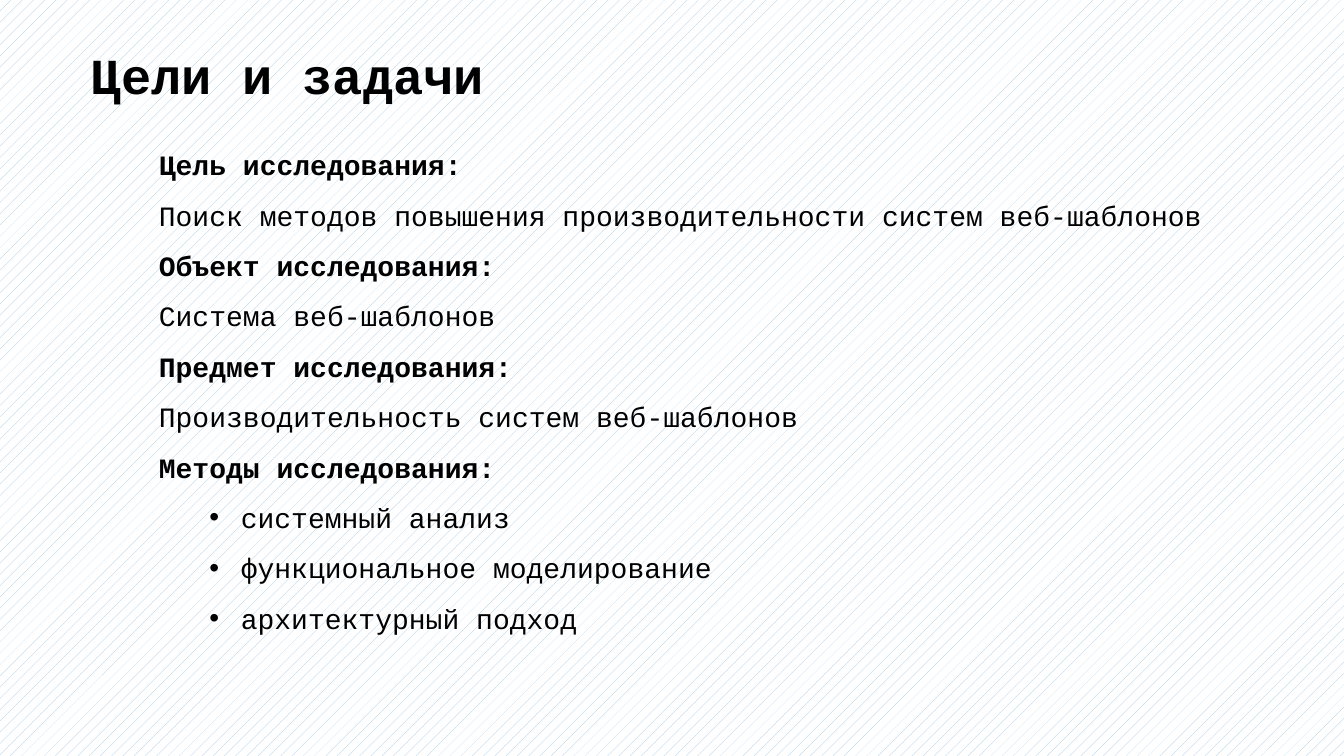
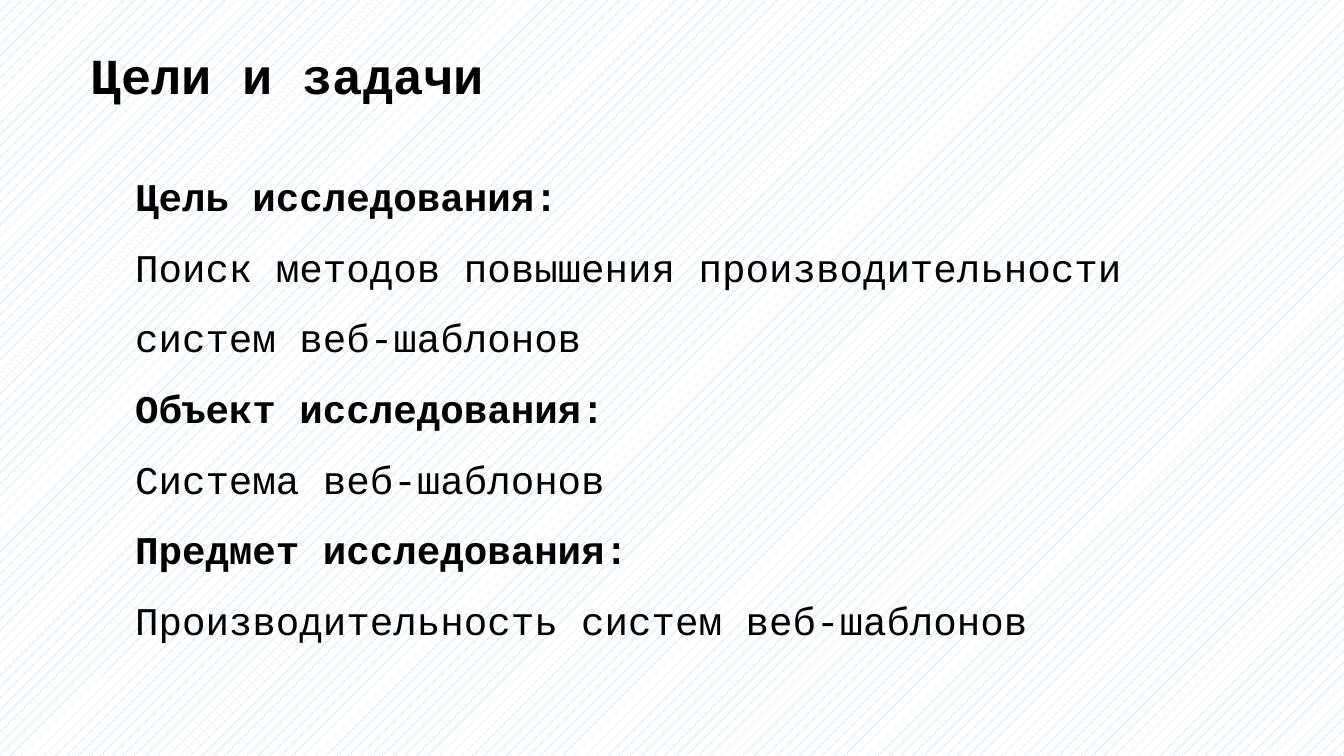
Before and after one commit to bobs4462/tachyon, a slide deck: slide 3 of docs/Презентация ВКР.pptx (slide 6 before the commit). Drawn at 1344x756 pixels with LibreOffice and Linux fonts; fonts in the diff are those of the drawing. Boxes give left, top, right and bottom in pixels: in the first picture for what was removed or moved away, otherwise in the second. Text is boxed around its words. In the diff, an @@ line names an element or a change of style, - is before the commit and + after.

Commit message:
removed some slides from presentation

```diff
--- a/docs/Презентация ВКР.pptx
+++ b/docs/Презентация ВКР.pptx
@@ text "Цель исследования:": place and size @@
-text "Цель исследования:" at (159, 155, 1202, 637)
+text "Цель исследования:" at (135, 183, 1122, 646)
@@ text "Цель исследования:" at (135, 183, 1122, 646): size 20 to 28 pt @@
@@ text at (159, 458, 712, 637): paragraphs removed @@
-Методы исследования:
-  • системный анализ
-  • функциональное моделирование
-  • архитектурный подход
```
Also in this commit, not shown: 3 other slides changed, 1 slide added, 4 slides removed, 2 other files.
